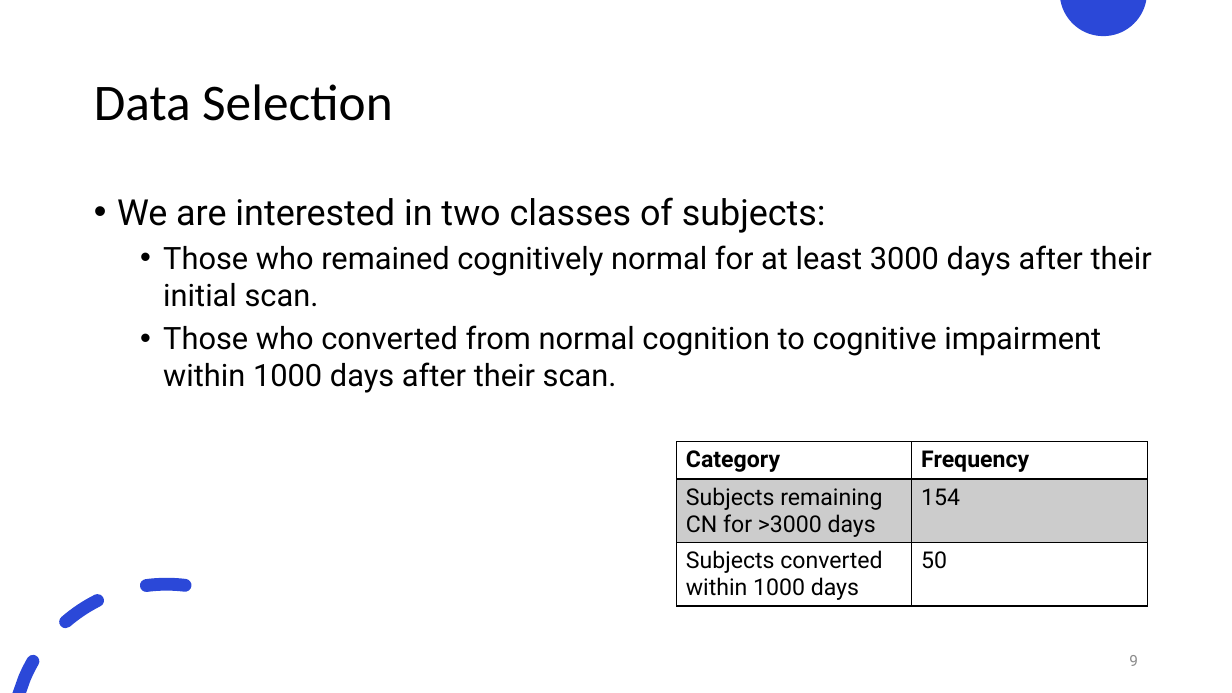
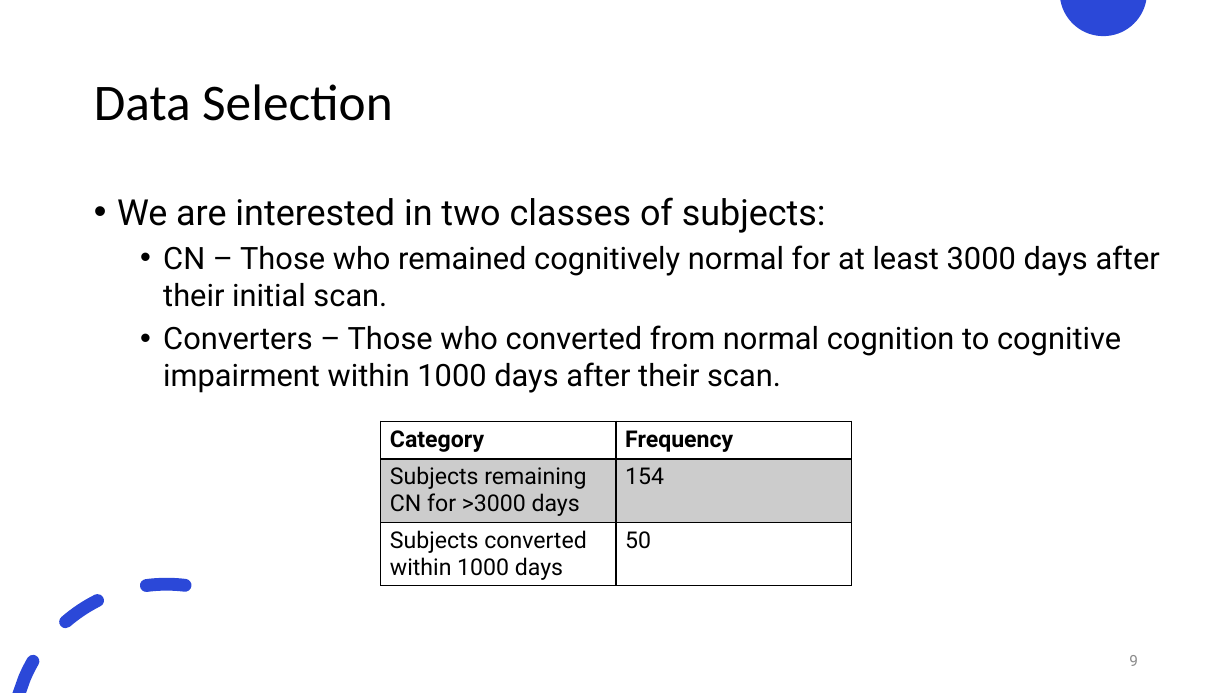
Before and after one commit to justin-bardwell/JB_AD, a slide deck: slide 9 of 21961992_Seminar.pptx. Drawn at 1232x693 pixels with LibreOffice and Linux fonts; fonts in the diff are those of the drawing. Boxes give left, top, right and bottom in pixels: in the first picture for what was removed or moved away, otherwise in the second. Text is boxed around its words. In the diff, an @@ line names an element or a change of style, - is before the commit and + after.

```diff
--- a/21961992_Seminar.pptx
+++ b/21961992_Seminar.pptx
@@ text at bbox=[163, 245, 1160, 393]: text changed @@
-  • Those who remained cognitively normal for at least 3000 days after their initial scan.
-  • Those who converted from normal cognition to cognitive impairment within 1000 days after their scan.
+  • CN – Those who remained cognitively normal for at least 3000 days after their initial scan.
+  • Converters – Those who converted from normal cognition to cognitive impairment within 1000 days after their scan.
@@ table: place and size @@
-table at bbox=[677, 442, 1148, 609]
+table at bbox=[381, 421, 852, 589]
```
Also in this commit, not shown: 13 other slides changed, 3 slides added, 3 slides removed.
